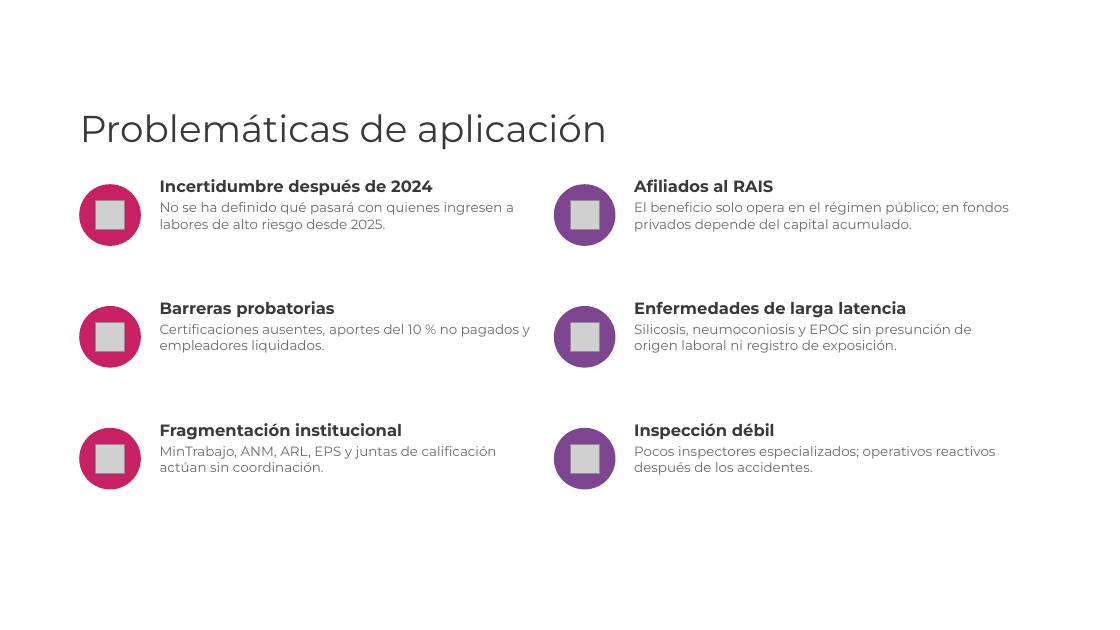
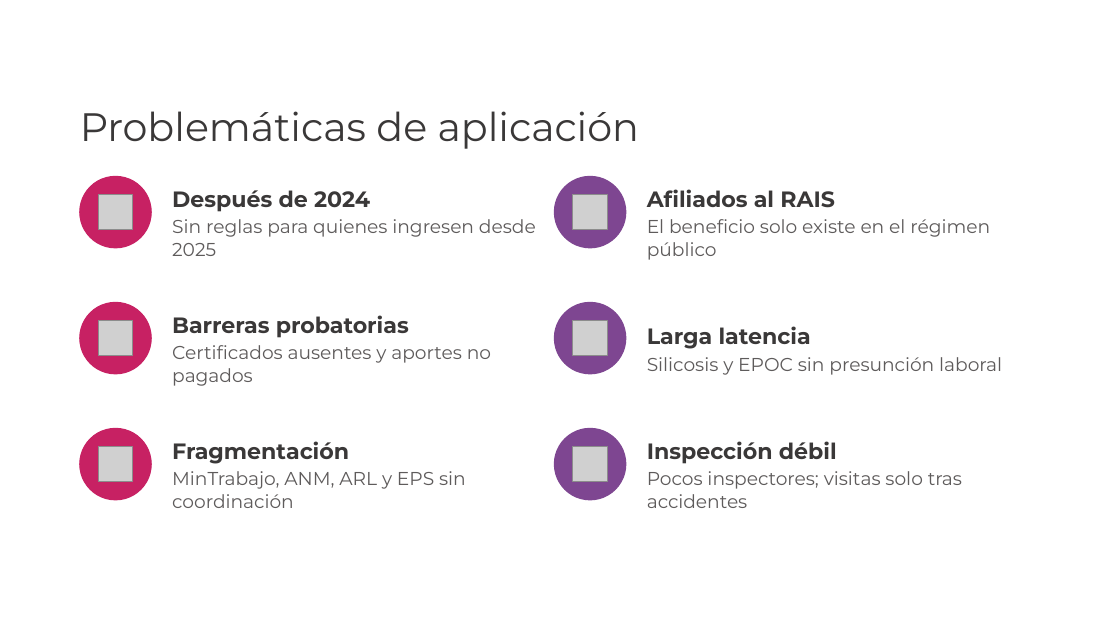
Before and after one commit to davidpinto01222003-jpg/EXTRAPROCESAL, a slide deck: slide 19 of sustentacion/Sustentacion_Pensiones_Riesgos_Laborales_Mineria_UPB.pptx. Drawn at 1120x630 pixels with LibreOffice and Linux fonts; fonts in the diff are those of the drawing; grey boxes stand for pictures; background and template pictures are left out. Boxes give left, top, right and bottom in pixels: in the first picture for what was removed or moved away, otherwise in the second. Text is boxed around its words. In the diff, an @@ line names an element or a change of style, - is before the commit and + after.

```diff
--- a/sustentacion/Sustentacion_Pensiones_Riesgos_Laborales_Mineria_UPB.pptx
+++ b/sustentacion/Sustentacion_Pensiones_Riesgos_Laborales_Mineria_UPB.pptx
@@ text "Problemáticas de aplicación" at (80, 111, 639, 149): size 32 to 34 pt @@
@@ ellipse: place and size @@
-ellipse at (80, 185, 140, 245)
+ellipse at (80, 176, 151, 248)
@@ vertical alignment top to middle in 6 elements at (647, 189, 990, 260), (172, 441, 466, 508), (647, 326, 1002, 375), (172, 315, 491, 386), (647, 441, 962, 508), (172, 190, 536, 256) @@
@@ ellipse: place and size @@
-ellipse at (555, 185, 615, 245)
+ellipse at (555, 176, 626, 248)
@@ text "Afiliados al RAIS": place and size @@
-text "Afiliados al RAIS" at (634, 179, 1009, 232)
+text "Afiliados al RAIS" at (647, 189, 990, 260)
@@ picture: place and size @@
-picture at (96, 201, 125, 230)
+picture at (98, 195, 133, 229)
@@ text at (172, 190, 536, 256): text changed; size 11.5 to 16 pt; text colour #6B6868 to #5E5B5B @@
-Incertidumbre después de 2024
-No se ha definido qué pasará con quienes ingresen a labores de alto riesgo desde 2025.
+Después de 2024
+Sin reglas para quienes ingresen desde 2025
@@ picture: place and size @@
-picture at (571, 201, 600, 230)
+picture at (573, 195, 607, 229)
@@ text at (647, 189, 835, 208): size 14 to 19 pt in "Afiliados al RAIS" @@
@@ text at (647, 219, 990, 260): text changed; size 11.5 to 16 pt; text colour #6B6868 to #5E5B5B @@
-El beneficio solo opera en el régimen público; en fondos privados depende del capital acumulado.
+El beneficio solo existe en el régimen público
@@ text "Barreras probatorias": place and size @@
-text "Barreras probatorias" at (160, 301, 530, 353)
+text "Barreras probatorias" at (172, 315, 491, 386)
@@ ellipse: place and size @@
-ellipse at (80, 307, 140, 367)
+ellipse at (80, 302, 151, 374)
@@ picture: place and size @@
-picture at (96, 323, 125, 352)
+picture at (98, 321, 133, 355)
@@ text at (172, 315, 409, 338): size 14 to 19 pt in "Barreras probatorias" @@
@@ ellipse: place and size @@
-ellipse at (555, 307, 615, 367)
+ellipse at (555, 302, 626, 374)
@@ picture: place and size @@
-picture at (571, 323, 600, 352)
+picture at (573, 321, 607, 355)
@@ text at (647, 326, 1002, 375): text changed; size 11.5 to 16 pt; text colour #6B6868 to #5E5B5B @@
-Enfermedades de larga latencia
-Silicosis, neumoconiosis y EPOC sin presunción de origen laboral ni registro de exposición.
+Larga latencia
+Silicosis y EPOC sin presunción laboral
@@ text at (172, 345, 491, 386): text changed; size 11.5 to 16 pt; text colour #6B6868 to #5E5B5B @@
-Certificaciones ausentes, aportes del 10 % no pagados y empleadores liquidados.
+Certificados ausentes y aportes no pagados
@@ ellipse: place and size @@
-ellipse at (80, 429, 140, 489)
+ellipse at (80, 429, 151, 500)
@@ picture: place and size @@
-picture at (96, 444, 125, 474)
+picture at (98, 447, 133, 481)
@@ text at (172, 441, 466, 508): text changed; size 11.5 to 16 pt; text colour #6B6868 to #5E5B5B @@
-Fragmentación institucional
-MinTrabajo, ANM, ARL, EPS y juntas de calificación actúan sin coordinación.
+Fragmentación
+MinTrabajo, ANM, ARL y EPS sin coordinación
@@ ellipse: place and size @@
-ellipse at (555, 429, 615, 489)
+ellipse at (555, 429, 626, 500)
@@ picture: place and size @@
-picture at (571, 444, 600, 474)
+picture at (573, 447, 607, 481)
@@ text at (647, 441, 837, 464): size 14 to 19 pt in "Inspección débil" @@
@@ text "Inspección débil": place and size @@
-text "Inspección débil" at (634, 423, 996, 475)
+text "Inspección débil" at (647, 441, 962, 508)
@@ text at (647, 471, 962, 508): text changed; size 11.5 to 16 pt; text colour #6B6868 to #5E5B5B @@
-Pocos inspectores especializados; operativos reactivos después de los accidentes.
+Pocos inspectores; visitas solo tras accidentes
```
Also in this commit, not shown: 23 other slides changed, 1 slide added, 1 other file.
